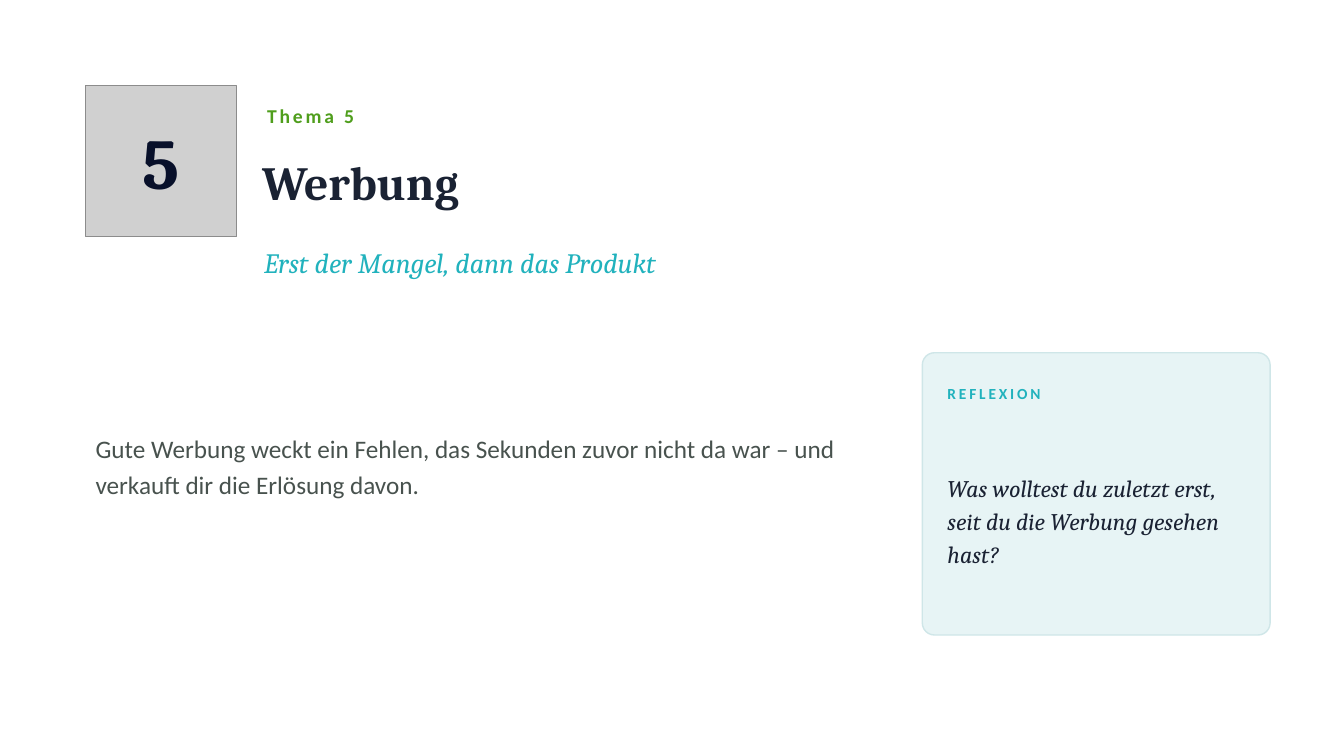
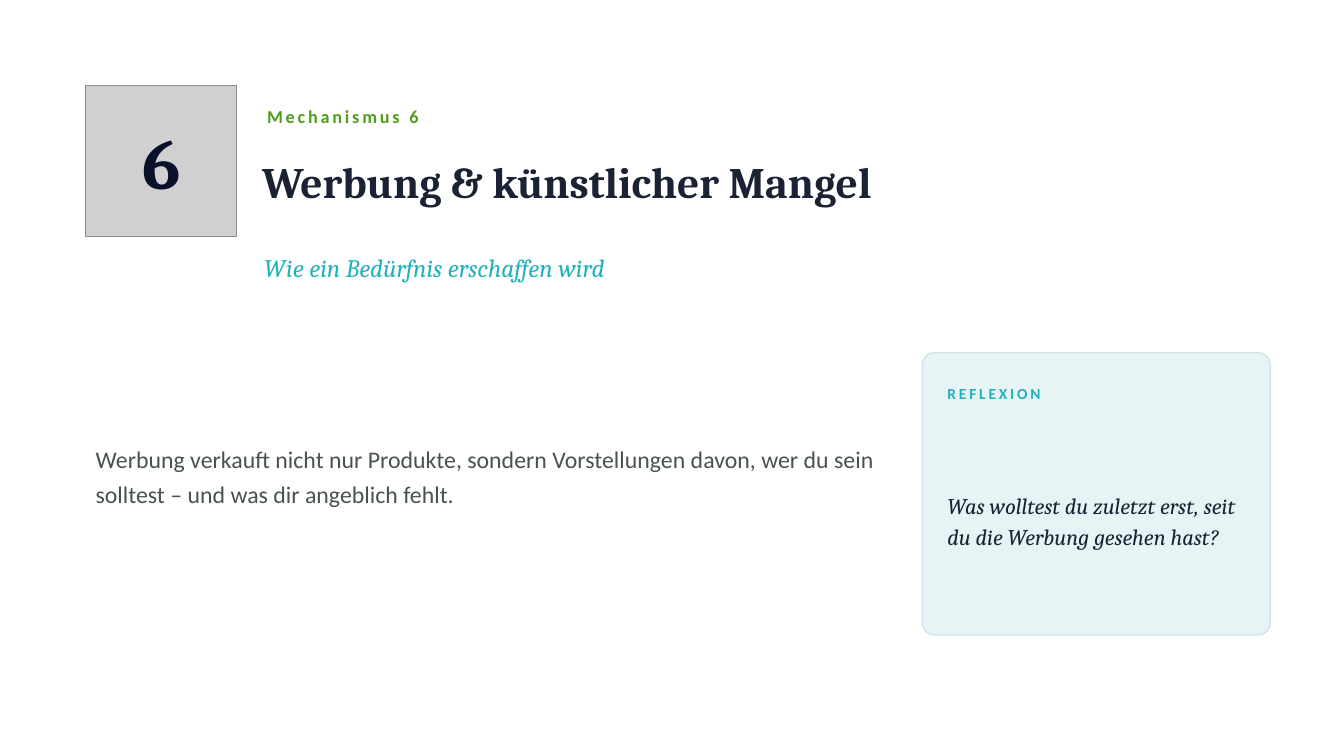
Before and after one commit to Heiko888/werdemeisterdeinergedanken, a slide deck: slide 14 of docs/workshop/mentale-selbstverteidigung/WMDG-Workshop-Mentale-Selbstverteidigung.pptx (slide 12 before the commit). Drawn at 1344x756 pixels with LibreOffice and Linux fonts; fonts in the diff are those of the drawing; grey boxes stand for pictures. Boxes give left, top, right and bottom in pixels: in the first picture for what was removed or moved away, otherwise in the second. Text is boxed around its words. In the diff, an @@ line names an element or a change of style, - is before the commit and + after.

```diff
--- a/docs/workshop/mentale-selbstverteidigung/WMDG-Workshop-Mentale-Selbstverteidigung.pptx
+++ b/docs/workshop/mentale-selbstverteidigung/WMDG-Workshop-Mentale-Selbstverteidigung.pptx
@@ text at [267,110,418,123]: text changed; size 14 to 13 pt @@
-Thema 5
+Mechanismus 6
@@ text at [142,140,180,190]: text changed @@
-5
+6
@@ text at [262,168,872,208]: text changed; size 34 to 31 pt @@
-Werbung
+Werbung & künstlicher Mangel
@@ text at [264,259,604,283]: text changed; size 20 to 18 pt @@
-Erst der Mangel, dann das Produkt
+Wie ein Bedürfnis erschaffen wird
@@ text "Was wolltest du zuletzt erst, ..." at [947,498,1235,550]: size 17 to 16 pt @@
@@ text at [96,451,873,507]: text changed; size 18 to 17 pt @@
-Gute Werbung weckt ein Fehlen, das Sekunden zuvor nicht da war – und verkauft dir die Erlösung davon.
+Werbung verkauft nicht nur Produkte, sondern Vorstellungen davon, wer du sein solltest – und was dir angeblich fehlt.
```
Also in this commit, not shown: 8 other slides changed, 15 slides added, 5 slides removed, 3 other files.
